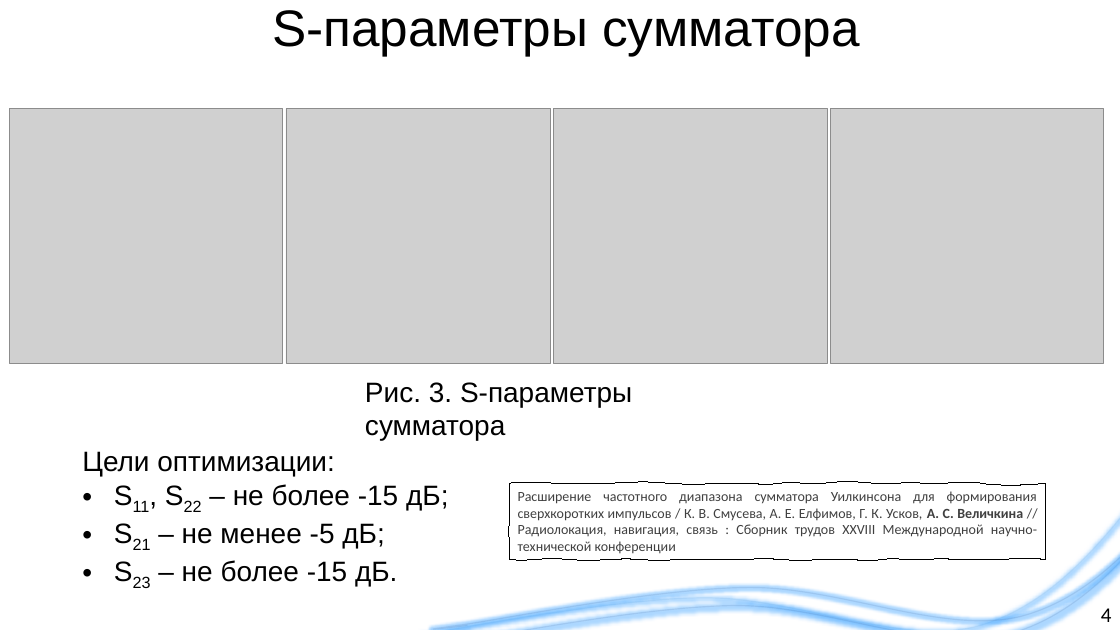
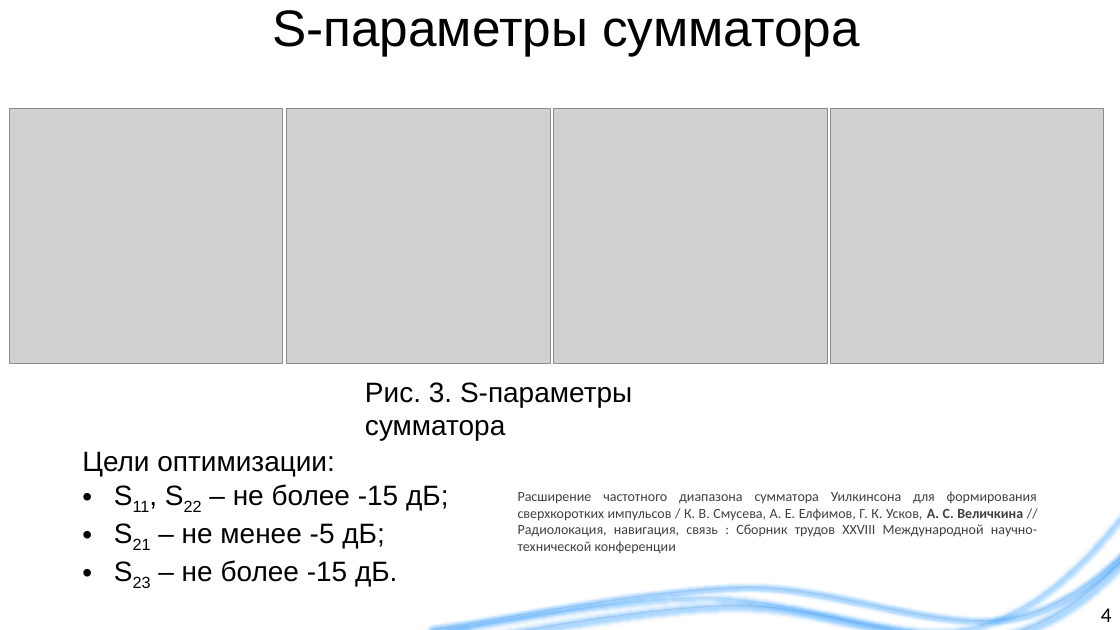
Before and after one commit to liveinscarlet/Study, a slide deck: slide 4 of Диссертация и предзащита/Презентация для предзащиты.pptx. Drawn at 1120x630 pixels with LibreOffice and Linux fonts; fonts in the diff are those of the drawing; grey boxes stand for pictures; background and template pictures are left out. Boxes give left, top, right and bottom in pixels: in the first picture for what was removed or moved away, otherwise in the second. Text is boxed around its words. In the diff, an @@ line names an element or a change of style, - is before the commit and + after.

```diff
--- a/Диссертация и предзащита/Презентация для предзащиты.pptx
+++ b/Диссертация и предзащита/Презентация для предзащиты.pptx
@@ freeform shape removed at [509,483,1046,560] @@
-Расширение частотного диапазона сумматора Уилкинсона для формирования сверхкоротких импульсов / К. В. Смусева, А. Е. Елфимов, Г. К. Усков, А. С. Величкина // Радиолокация, навигация, связь : Сборник трудов XXVIII Международной научно-технической конференции
@@ free added at [509,483,1046,560], 12 pt, text #404040 @@
+Расширение частотного диапазона сумматора Уилкинсона для формирования сверхкоротких импульсов / К. В. Смусева, А. Е. Елфимов, Г. К. Усков, А. С. Величкина // Радиолокация, навигация, связь : Сборник трудов XXVIII Международной научно-технической конференции
```
Also in this commit, not shown: 4 other slides changed, 1 other file.
